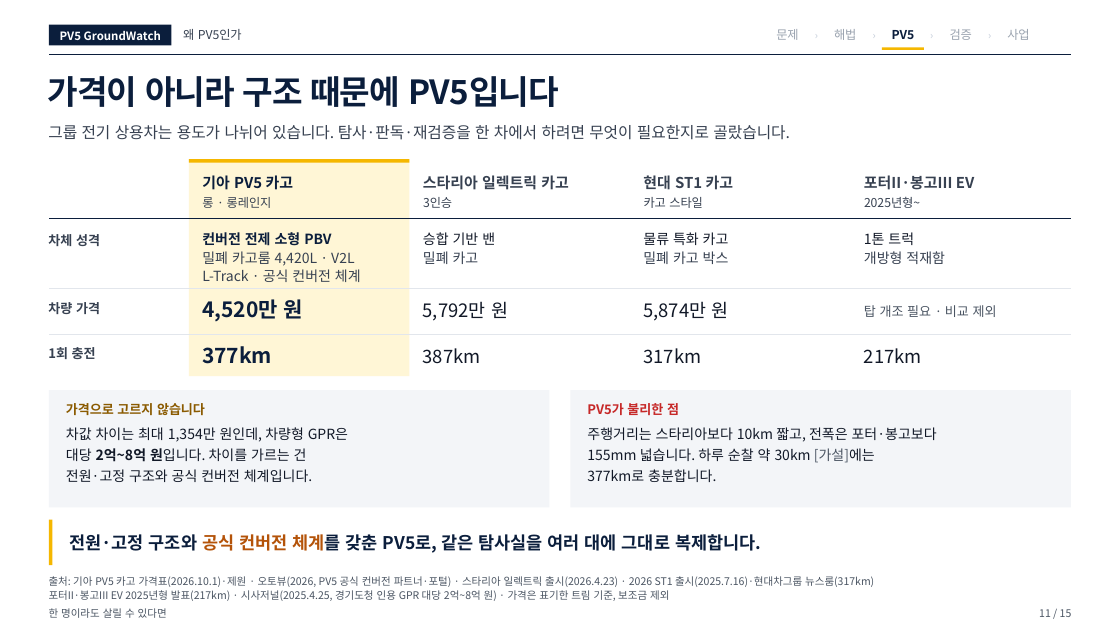
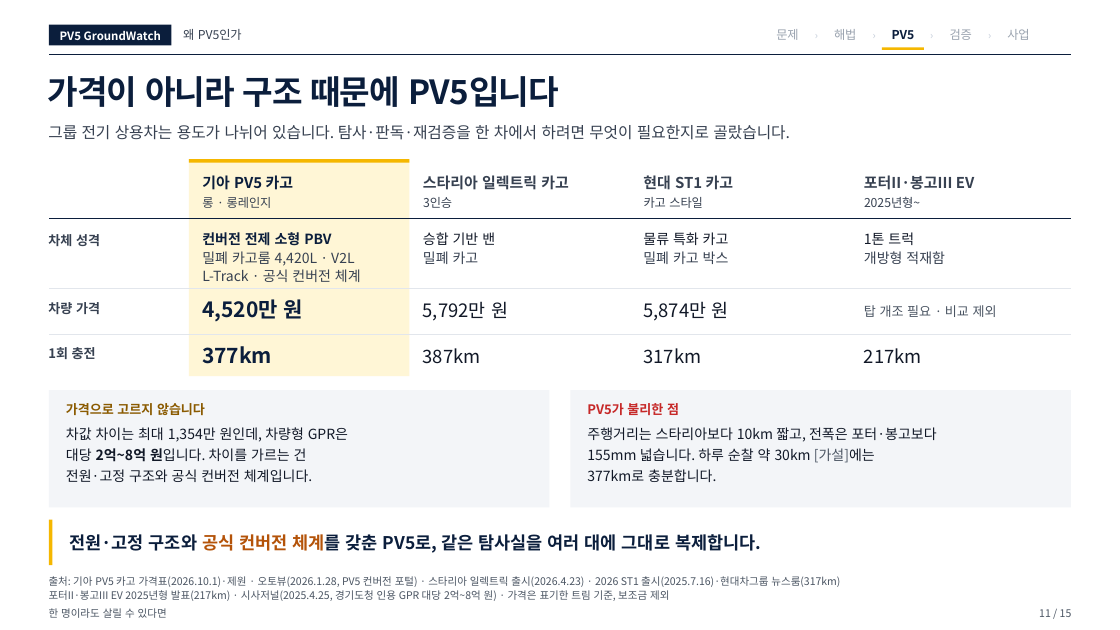
Before and after one commit to woojin-choe/pv5-hose-lab, a slide deck: slide 11 of ppt_all/PV5_GroundWatch_10_22.pptx. Drawn at 1120x630 pixels with LibreOffice and Linux fonts; fonts in the diff are those of the drawing. Boxes give left, top, right and bottom in pixels: in the first picture for what was removed or moved away, otherwise in the second. Text is boxed around its words. In the diff, an @@ line names an element or a change of style, - is before the commit and + after.

```diff
--- a/ppt_all/PV5_GroundWatch_10_22.pptx
+++ b/ppt_all/PV5_GroundWatch_10_22.pptx
@@ text at (x1=49, y1=576, x2=840, y2=601): text changed @@
-출처: 기아 PV5 카고 가격표(2026.10.1)·제원 · 오토뷰(2026, PV5 공식 컨버전 파트너·포털) · 스타리아 일렉트릭 출시(2026.4.23) · 2026 ST1 출시(2025.7.16)·현대차그룹 뉴스룸(317km)
-포터II·봉고III EV 2025년형 발표(217km) · 시사저널(2025.4.25, 경기도청 인용 GPR 대당 2억~8억 원) · 가격은 표기한 트림 기준, 보조금 제외
+출처: 기아 PV5 카고 가격표(2026.10.1)·제원 · 오토뷰(2026.1.28, PV5 컨버전 포털) · 스타리아 일렉트릭 출시(2026.4.23) · 2026 ST1 출시(2025.7.16)·현대차그룹 뉴스룸(317km)
+포터II·봉고III EV 2025년형 발표(217km) · 시사저널(2025.4.25, 경기도청 인용 GPR 대당 2억~8억 원) · 가격은 표기한 트림 기준, 보조금 제외
```
Also in this commit, not shown: 9 other slides changed, 29 other files.
